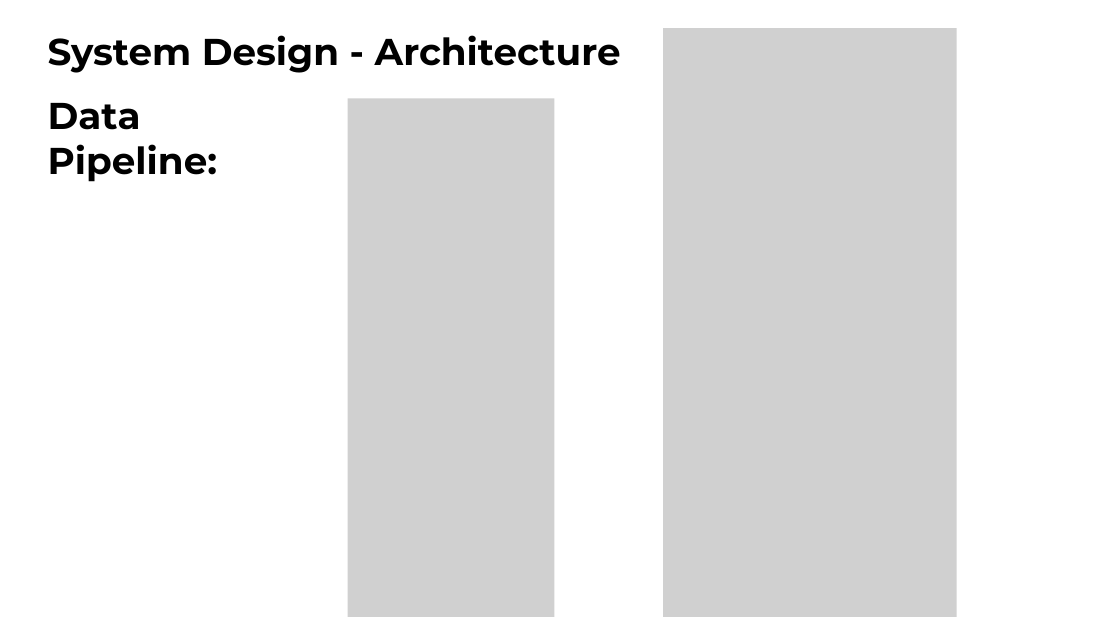
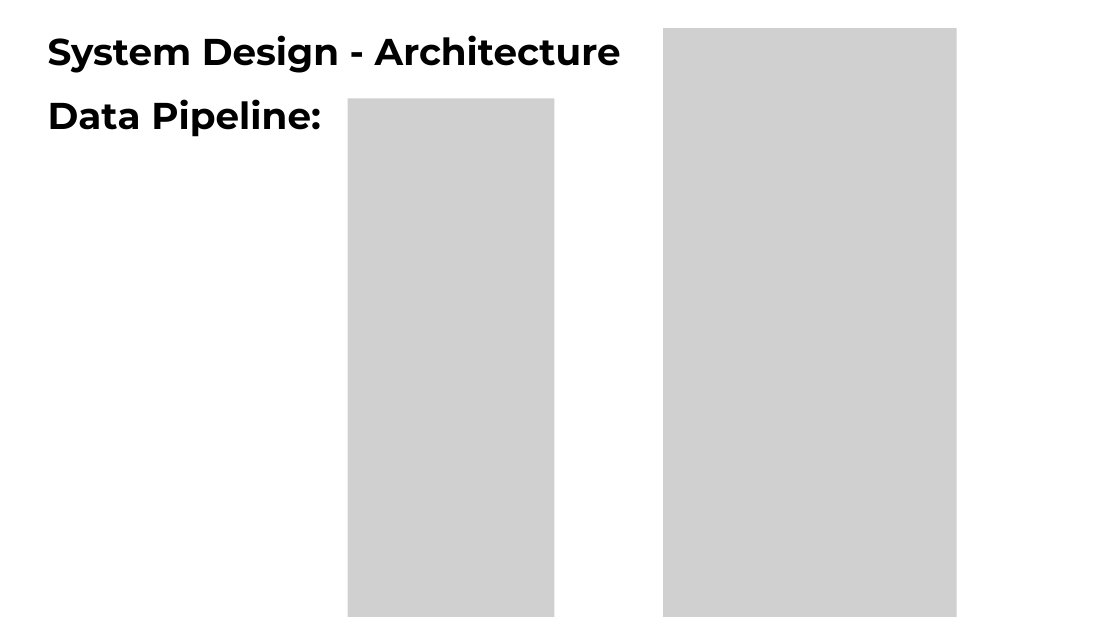
Before and after one commit to Selva-TS-cube/iitr, a slide deck: slide 3 of Movie Recommendation System.pptx. Drawn at 1120x630 pixels with LibreOffice and Linux fonts; fonts in the diff are those of the drawing; grey boxes stand for pictures. Boxes give left, top, right and bottom in pixels: in the first picture for what was removed or moved away, otherwise in the second. Text is boxed around its words. In the diff, an @@ line names an element or a change of style, - is before the commit and + after.

```diff
--- a/Movie Recommendation System.pptx
+++ b/Movie Recommendation System.pptx
@@ text "Data Pipeline:" rewrapped from (48, 103, 218, 182) to (48, 99, 321, 137) @@
```
Also in this commit, not shown: 6 other slides changed, 1 other file.
